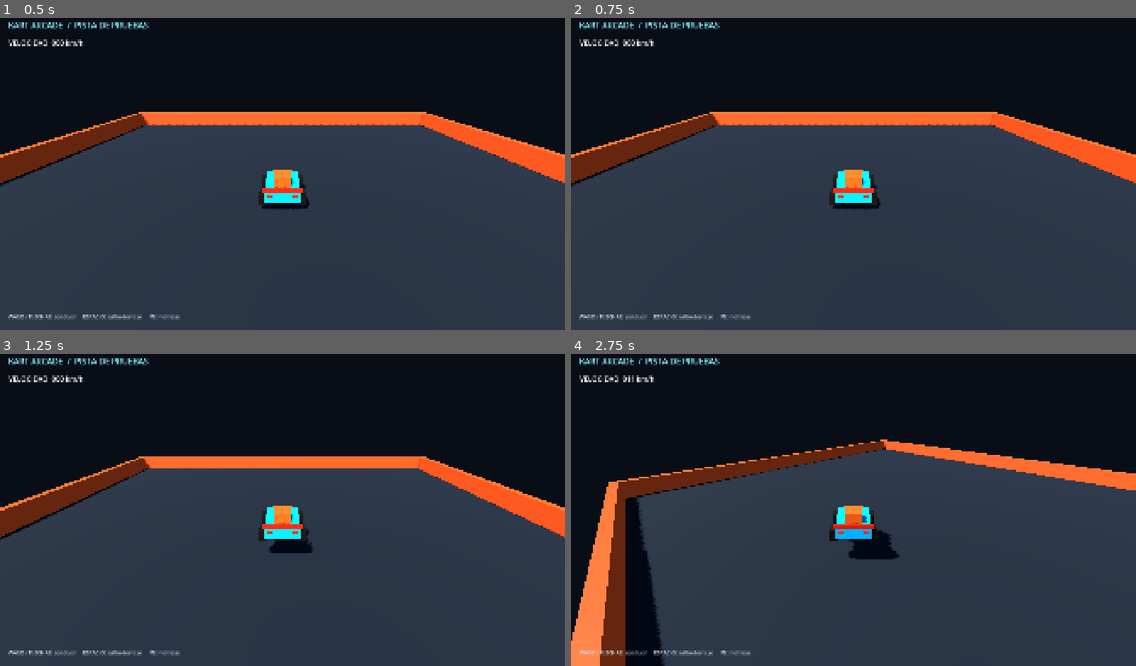
Above: before the commit, frames 1-4 (two rows, left to right).
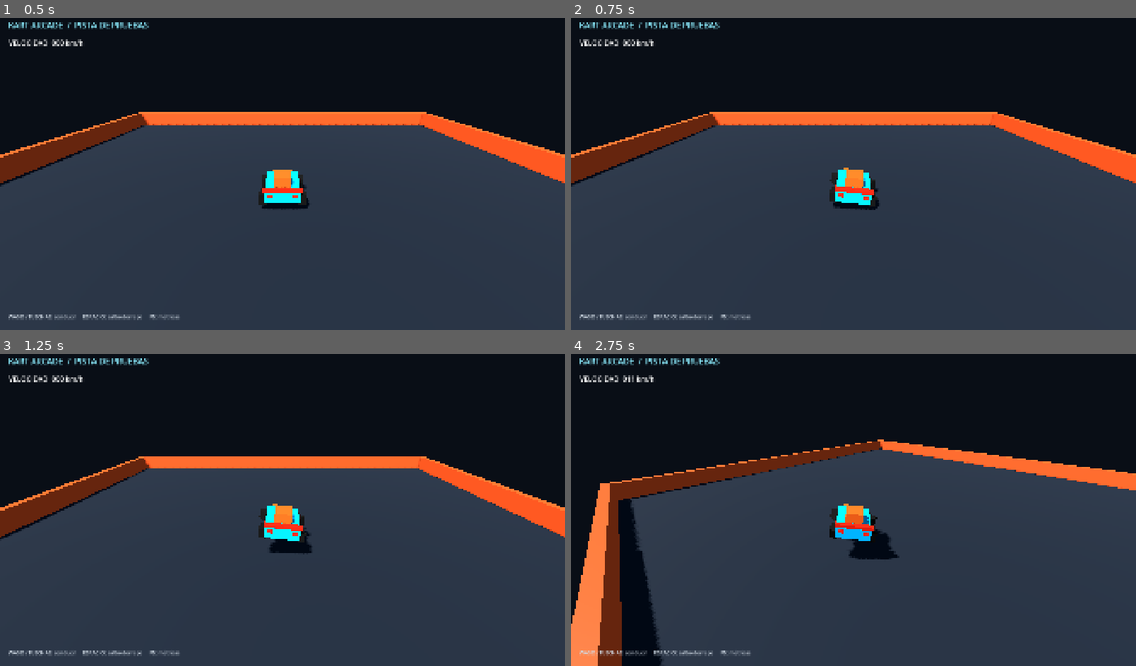
Above: after the commit, the same moments.

Repository: GammaYoshimura/kart
Game: Godot game, scene res://scenes/gameplay/playground.tscn
Same seed, same stepped clock (60 frames per second), same inputs: the game is played once before the commit and once after it.
Inputs:
- Up to frame 1 (0.5 s): no input
- Up to frame 2 (0.75 s): tap Enter at 0.5 s; hold D (steer_right) from 0.53 s (still down); hold Q (aim_backward) from 0.53 s (still down)
- Up to frame 3 (1.25 s): keep holding D (steer_right); keep holding Q (aim_backward); tap Space (drift_hop) at 0.77 s
- Up to frame 4 (2.75 s): release D (steer_right) at 1.28 s; release Q (aim_backward) at 1.28 s; hold S (brake_reverse) 1.28-2.03 s; tap Page Down (toggle_perf_overlay) at 1.35 s; tap Space (drift_hop) at 1.52 s; hold D (steer_right) from 2.03 s (still down); hold E (use_item) from 2.03 s (still down)

Frame 1 is identical in both runs. In frame 2, 0.2% of the frame differs, in the area x 45-55%, y 47-62%; in frame 3, 0.2%; in frame 4, 2.5%, in the area x 0-99%, y 27-100%.

Commit message:
feat: separate interpolated kart presentation

Diff:
--- a/scenes/gameplay/playground.tscn
+++ b/scenes/gameplay/playground.tscn
@@ -1,8 +1,9 @@
-[gd_scene load_steps=22 format=3]
+[gd_scene load_steps=23 format=3]
 
 [ext_resource type="Script" path="res://scenes/gameplay/playground.gd" id="1_game"]
 [ext_resource type="Script" path="res://src/simulation/kart/kart_sim_body.gd" id="2_kart"]
 [ext_resource type="Resource" path="res://resources/karts/stats_balanced.tres" id="3_stats"]
+[ext_resource type="Script" path="res://src/presentation/kart/kart_visual_node.gd" id="4_visual"]
 
 [sub_resource type="StandardMaterial3D" id="Mat_Track"]
 albedo_color = Color(0.095, 0.12, 0.15, 1)
@@ -99,57 +100,63 @@
 script = ExtResource("2_kart")
 stats = ExtResource("3_stats")
 
-[node name="Chassis" type="MeshInstance3D" parent="Kart"]
+[node name="KartVisual" type="Node3D" parent="."]
+script = ExtResource("4_visual")
+sim_body_path = NodePath("../Kart")
+
+[node name="ChassisPivot" type="Node3D" parent="KartVisual"]
+
+[node name="Chassis" type="MeshInstance3D" parent="KartVisual/ChassisPivot"]
 position = Vector3(0, -0.08, 0)
 mesh = SubResource("Mesh_Chassis")
 surface_material_override/0 = SubResource("Mat_Kart")
 
-[node name="Nose" type="MeshInstance3D" parent="Kart"]
+[node name="Nose" type="MeshInstance3D" parent="KartVisual/ChassisPivot"]
 position = Vector3(0, -0.03, -1.05)
 mesh = SubResource("Mesh_Nose")
 surface_material_override/0 = SubResource("Mat_Accent")
 
-[node name="Seat" type="MeshInstance3D" parent="Kart"]
+[node name="Seat" type="MeshInstance3D" parent="KartVisual/ChassisPivot"]
 position = Vector3(0, 0.3, 0.2)
 mesh = SubResource("Mesh_Seat")
 surface_material_override/0 = SubResource("Mat_Accent")
 
-[node name="WheelFL" type="MeshInstance3D" parent="Kart"]
+[node name="WheelFL" type="MeshInstance3D" parent="KartVisual/ChassisPivot"]
 position = Vector3(-0.78, -0.2, -0.66)
 mesh = SubResource("Mesh_Wheel")
 surface_material_override/0 = SubResource("Mat_Tire")
 
-[node name="WheelFR" type="MeshInstance3D" parent="Kart"]
+[node name="WheelFR" type="MeshInstance3D" parent="KartVisual/ChassisPivot"]
 position = Vector3(0.78, -0.2, -0.66)
 mesh = SubResource("Mesh_Wheel")
 surface_material_override/0 = SubResource("Mat_Tire")
 
-[node name="WheelRL" type="MeshInstance3D" parent="Kart"]
+[node name="WheelRL" type="MeshInstance3D" parent="KartVisual/ChassisPivot"]
 position = Vector3(-0.78, -0.2, 0.68)
 mesh = SubResource("Mesh_Wheel")
 surface_material_override/0 = SubResource("Mat_Tire")
 
-[node name="WheelRR" type="MeshInstance3D" parent="Kart"]
+[node name="WheelRR" type="MeshInstance3D" parent="KartVisual/ChassisPivot"]
 position = Vector3(0.78, -0.2, 0.68)
 mesh = SubResource("Mesh_Wheel")
 surface_material_override/0 = SubResource("Mat_Tire")
 
-[node name="RearWing" type="MeshInstance3D" parent="Kart"]
+[node name="RearWing" type="MeshInstance3D" parent="KartVisual/ChassisPivot"]
 position = Vector3(0, 0.24, 0.94)
 mesh = SubResource("Mesh_RearWing")
 surface_material_override/0 = SubResource("Mat_Wing")
 
-[node name="TailLightLeft" type="MeshInstance3D" parent="Kart"]
+[node name="TailLightLeft" type="MeshInstance3D" parent="KartVisual/ChassisPivot"]
 position = Vector3(-0.5, 0.02, 1.08)
 mesh = SubResource("Mesh_TailLight")
 surface_material_override/0 = SubResource("Mat_Tail")
 
-[node name="TailLightRight" type="MeshInstance3D" parent="Kart"]
+[node name="TailLightRight" type="MeshInstance3D" parent="KartVisual/ChassisPivot"]
 position = Vector3(0.5, 0.02, 1.08)
 mesh = SubResource("Mesh_TailLight")
 surface_material_override/0 = SubResource("Mat_Tail")
 
-[node name="Camera3D" type="Camera3D" parent="Kart"]
+[node name="Camera3D" type="Camera3D" parent="KartVisual"]
 position = Vector3(0, 4.6, 8.5)
 rotation_degrees = Vector3(-25, 0, 0)
 current = true
--- /dev/null
+++ b/src/presentation/kart/kart_visual_node.gd
@@ -0,0 +1,71 @@
+class_name KartVisualNode
+extends Node3D
+
+@export var sim_body_path: NodePath = NodePath("../Kart")
+@export var wheel_radius: float = 0.28
+
+var _sim_body: KartSimBody
+var _chassis_pivot: Node3D
+var _front_left_wheel: Node3D
+var _front_right_wheel: Node3D
+var _rear_left_wheel: Node3D
+var _rear_right_wheel: Node3D
+var _previous_transform: Transform3D
+var _current_transform: Transform3D
+var _wheel_rotation: float = 0.0
+
+
+func _ready() -> void:
+	_sim_body = get_node_or_null(sim_body_path) as KartSimBody
+	_chassis_pivot = get_node_or_null("ChassisPivot") as Node3D
+	_front_left_wheel = get_node_or_null("ChassisPivot/WheelFL") as Node3D
+	_front_right_wheel = get_node_or_null("ChassisPivot/WheelFR") as Node3D
+	_rear_left_wheel = get_node_or_null("ChassisPivot/WheelRL") as Node3D
+	_rear_right_wheel = get_node_or_null("ChassisPivot/WheelRR") as Node3D
+	if _sim_body == null or _chassis_pivot == null:
+		push_error("KartVisualNode requires a KartSimBody and ChassisPivot.")
+		set_process(false)
+		set_physics_process(false)
+		return
+	_current_transform = _get_sim_transform()
+	_previous_transform = _current_transform
+	global_transform = _current_transform
+
+
+func _physics_process(delta: float) -> void:
+	_previous_transform = _current_transform
+	_current_transform = _get_sim_transform()
+	_wheel_rotation = fposmod(_wheel_rotation + _sim_body.state.forward_speed * delta / maxf(wheel_radius, 0.01), TAU)
+
+
+func _process(_delta: float) -> void:
+	global_transform = _previous_transform.interpolate_with(
+		_current_transform,
+		Engine.get_physics_interpolation_fraction()
+	)
+	_apply_chassis_motion()
+	_apply_wheel_motion()
+
+
+func _get_sim_transform() -> Transform3D:
+	return Transform3D(Basis(Vector3.UP, _sim_body.state.heading_yaw), _sim_body.state.position)
+
+
+func _apply_chassis_motion() -> void:
+	var state: KartSimState = _sim_body.state
+	var drift_yaw: float = -float(state.drift_dir) * deg_to_rad(18.0) if state.drift_state == 2 else 0.0
+	_chassis_pivot.rotation = Vector3(
+		-deg_to_rad(4.0) if state.boost_ticks_left > 0 else 0.0,
+		drift_yaw,
+		-clampf(state.smoothed_steer_input * 0.12, -0.18, 0.18)
+	)
+	var front_steer: float = state.smoothed_steer_input * deg_to_rad(32.0)
+	_front_left_wheel.rotation.y = front_steer
+	_front_right_wheel.rotation.y = front_steer
+
+
+func _apply_wheel_motion() -> void:
+	_front_left_wheel.rotation.x = _wheel_rotation
+	_front_right_wheel.rotation.x = _wheel_rotation
+	_rear_left_wheel.rotation.x = _wheel_rotation
+	_rear_right_wheel.rotation.x = _wheel_rotation
Not shown, changed: docs/ROADMAP_PROGRESS.md
